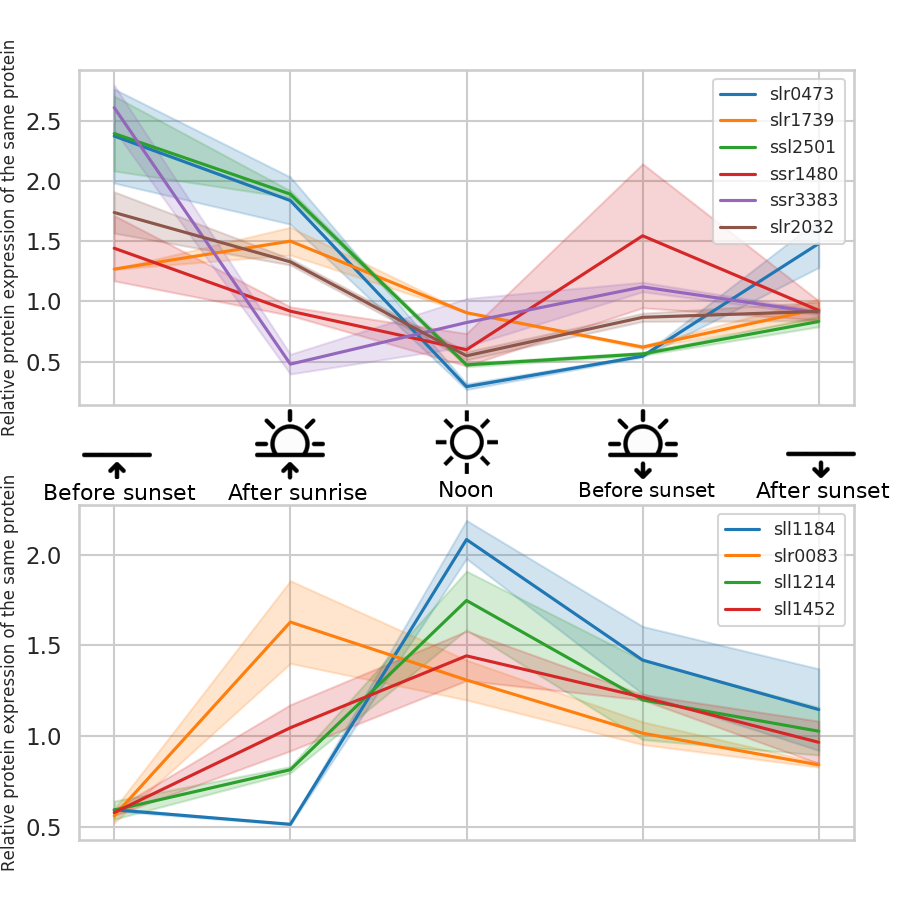
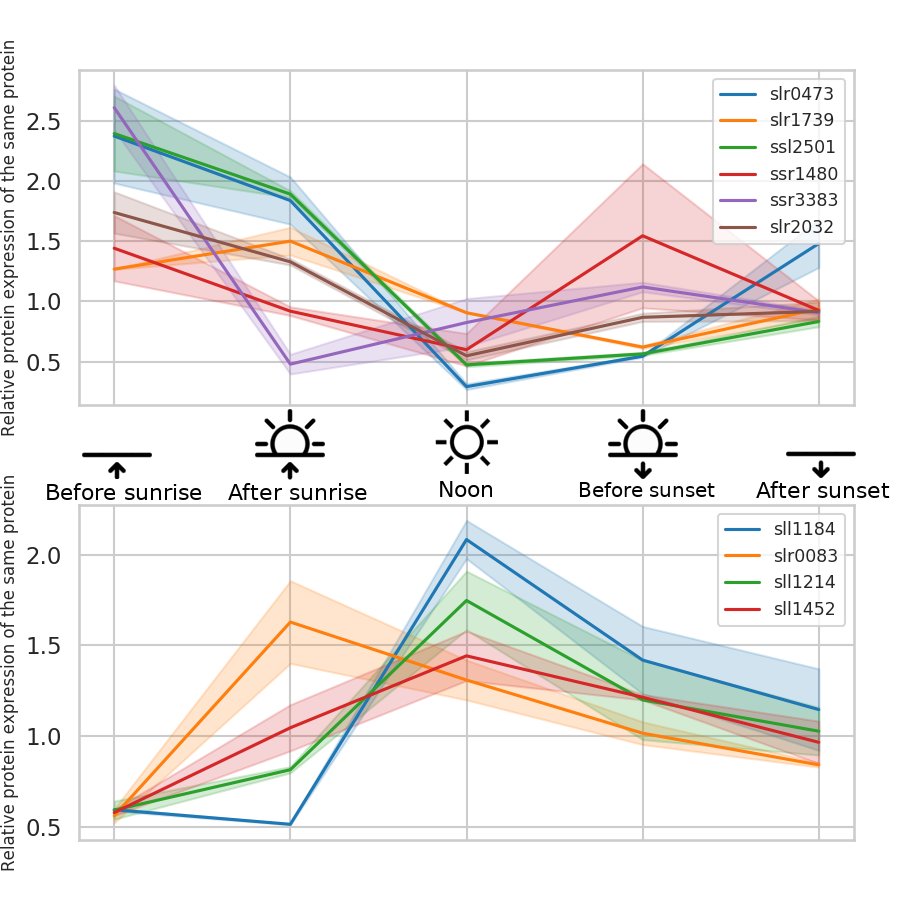
Layers edited between the first and the second (908, 900) image:
removed layer "combined_edited.png" over [45, 483, 202, 500]
painted on "Background" over [45, 483, 202, 500]
